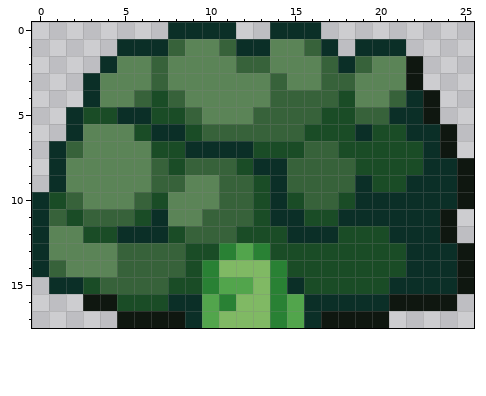
Pixel-art sprite: Content/Tiles/Minibiomes/Tree/BroccoliTop.png. Above, as it was before the edit.
The file is 52x36 pixels, drawn in blocks of 2x2; one block is one cell here.
Now the later version:
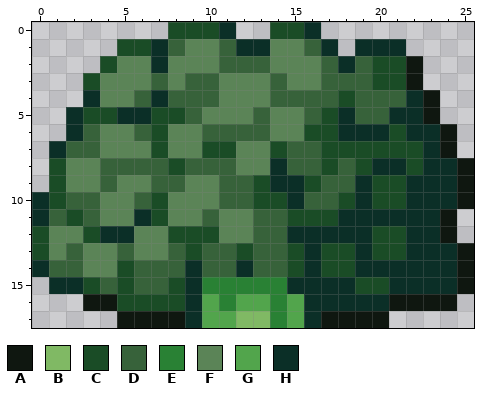
Palette (. is transparent): A #0f1710  B #80b964  C #1a4c26  D #37623a  E #298134  F #5b8457  G #52a54c  H #0b2f27
What changed:
The edit turns colour D into colour C in rows 7 to 8 at x 17; in row 9 at x 16; in row 12 at x 9 to 10; in rows 14 to 15 at x 5.
The edit turns colour F into colour C in rows 2 to 3 at x 20 to 21.
The edit turns colour G into colour C in row 13 at x 12.
The edit turns colour H into colour C in row 0 at x 8 to 10 and 14 to 15; in row 1 at x 5 to 6; in row 2 at x 4; in row 3 at x 3; in row 6 at x 7; in row 7 at x 10 to 11.
The edit turns colour H into colour C in rows 8 to 9 at x 1; in row 10 at x 14 and 20 to 21; in row 11 at x 7 and 15; in row 12 at x 0 and 21; in row 13 at x 0; in row 16 at x 8.
The edit turns colour B into colour D in row 14 at x 11 and 13.
The edit turns colour C into colour D in row 6 at x 6; in row 7 at x 15; in row 11 at x 13; in row 12 at x 13 to 14; in row 13 at x 10 and 14.
The edit turns colour E into colour D in row 13 at x 11 and 13; in row 14 at x 10 and 14.
The edit turns colour F into colour D in row 2 at x 11; in row 3 at x 9 to 10 and 19; in row 4 at x 9 to 10 and 19 to 20; in rows 6 to 7 at x 3; in row 8 at x 4 to 6; in row 9 at x 4.
The edit turns colour F into colour D in row 10 at x 3; in rows 13 to 14 at x 2.
The edit turns colour H into colour D in row 11 at x 14.
The edit turns colour B into colour E in row 15 at x 13.
The edit turns colour G into colour E in row 15 at x 11 to 12.
The edit turns colour C into colour F in row 6 at x 9; in row 7 at x 8 and 13; in row 8 at x 12; in row 12 at x 12.
The edit turns colour D into colour F in rows 5 to 6 at x 14 to 15; in row 11 at x 4 to 5 and 11 to 12; in row 12 at x 11; in row 13 at x 6 to 7.
The edit turns colour H into colour F in row 6 at x 8; in row 7 at x 9 and 12; in row 8 at x 13; in row 12 at x 6 to 7.
The edit turns colour B into colour G in row 16 at x 12 to 13; in row 17 at x 11.
The edit turns colour B into colour H in row 14 at x 12.
The edit turns colour C into colour H in row 4 at x 7; in row 5 at x 18; in row 6 at x 18 and 20; in row 8 at x 20 to 21; in row 10 at x 15; in row 11 at x 6.
The edit turns colour C into colour H in row 12 at x 4 and 18 to 19; in row 13 at x 16 and 19; in row 14 at x 9, 16 and 19 to 21; in row 15 at x 9 and 16 to 18.
The edit turns colour D into colour H in row 2 at x 7; in row 9 at x 15.
Boxes around the changes in both pictures, in picture pixels (x1, y1, x2, y2):
changed: (32, 22, 406, 328)
